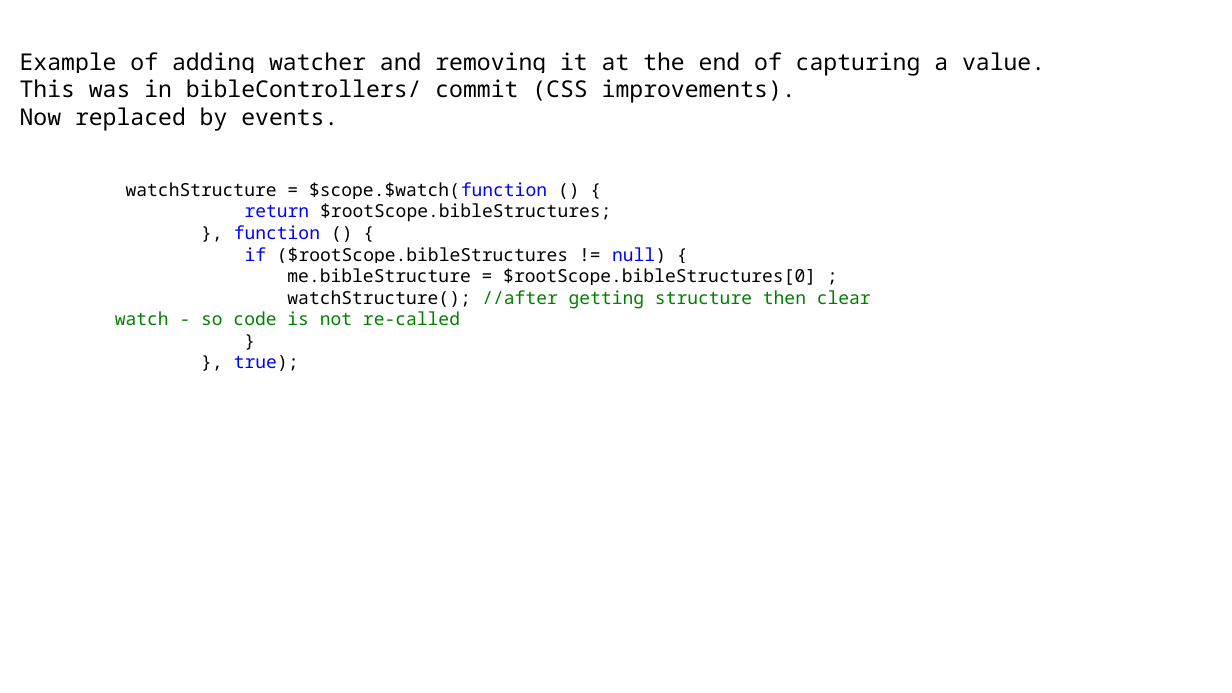
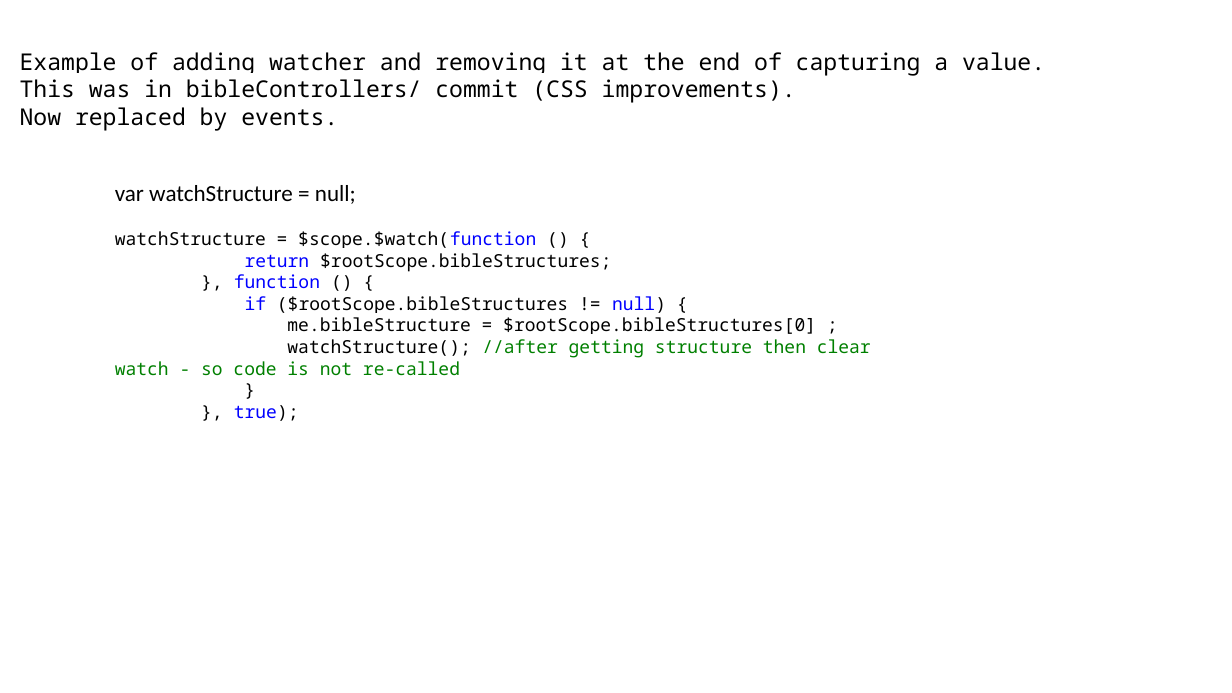
Before and after one commit to AlphaOmegaFirstLast/ChurchHelper, a slide deck: slide 2 of src/ChurchHelper/App_ReadMe/AngularObjects.pptx. Drawn at 1232x693 pixels with LibreOffice and Linux fonts; fonts in the diff are those of the drawing. Boxes give left, top, right and bottom in pixels: in the first picture for what was removed or moved away, otherwise in the second. Text is boxed around its words. In the diff, an @@ line names an element or a change of style, - is before the commit and + after.

```diff
--- a/src/ChurchHelper/App_ReadMe/AngularObjects.pptx
+++ b/src/ChurchHelper/App_ReadMe/AngularObjects.pptx
@@ text at (115, 185, 356, 204): paragraph added @@
+var watchStructure = null;
```
Also in this commit, not shown: 19 other files.
